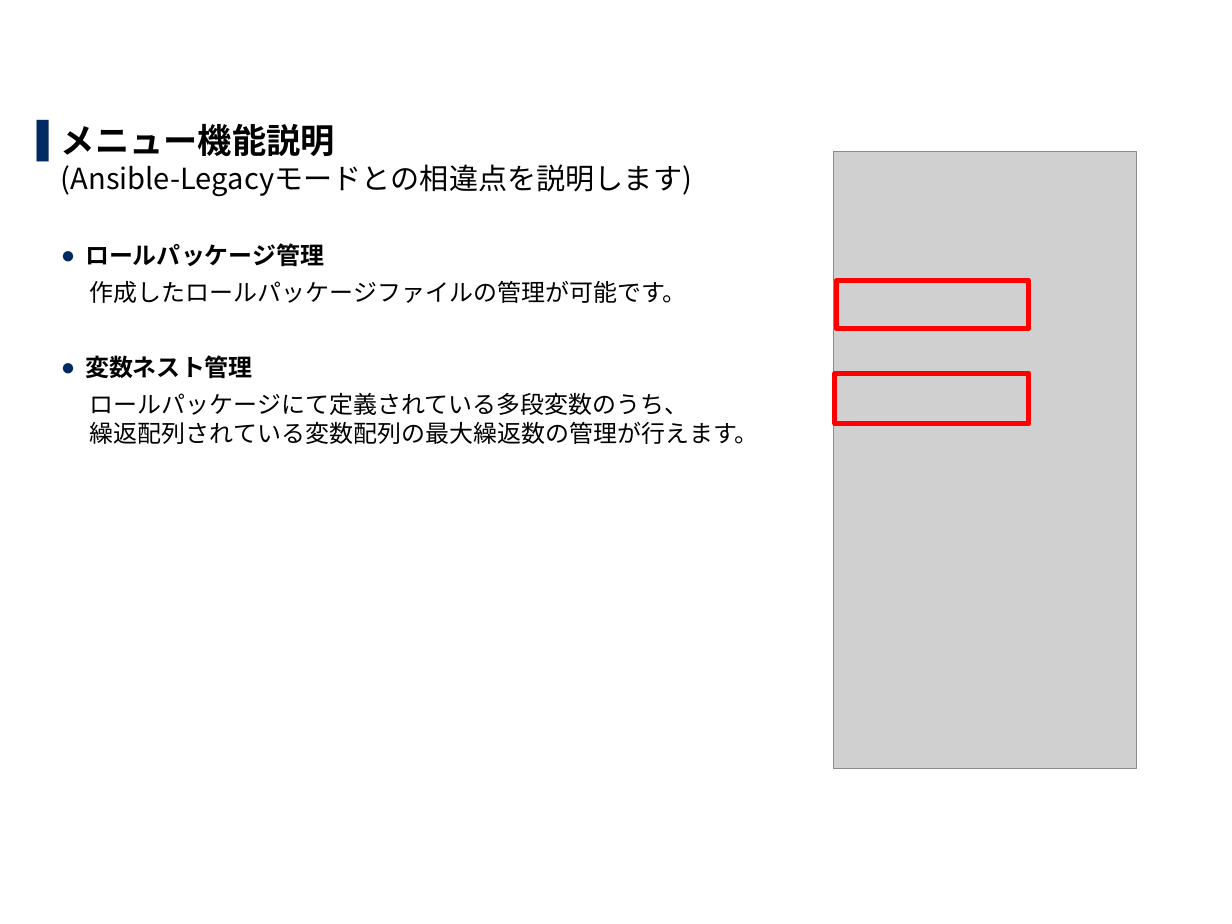
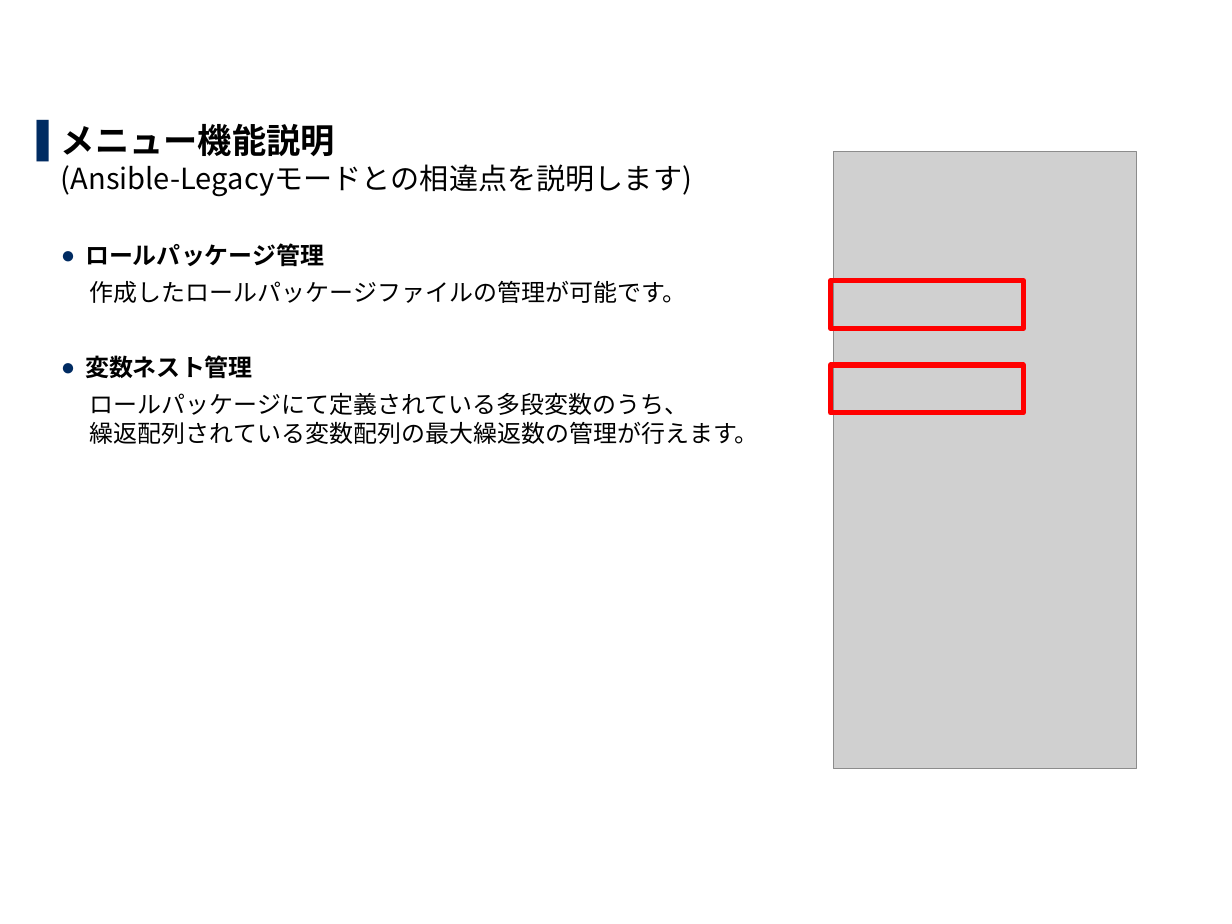
Before and after one commit to exastro-suite/it-automation-docs, a slide deck: slide 17 of asset/Learn_ja/ITA-Ansible-Driver_ja.pptx. Drawn at 1232x924 pixels with LibreOffice and Linux fonts; fonts in the diff are those of the drawing; grey boxes stand for pictures; background and template pictures are left out. Boxes give left, top, right and bottom in pixels: in the first picture for what was removed or moved away, otherwise in the second. Text is boxed around its words. In the diff, an @@ line names an element or a change of style, - is before the commit and + after.

```diff
--- a/asset/Learn_ja/ITA-Ansible-Driver_ja.pptx
+++ b/asset/Learn_ja/ITA-Ansible-Driver_ja.pptx
@@ rectangle: place and size @@
-rectangle at box(837, 281, 1029, 329)
+rectangle at box(830, 281, 1023, 329)
@@ rectangle: place and size @@
-rectangle at box(835, 373, 1030, 423)
+rectangle at box(830, 365, 1023, 413)
```
Also in this commit, not shown: 7 other slides changed, 1 other file.
